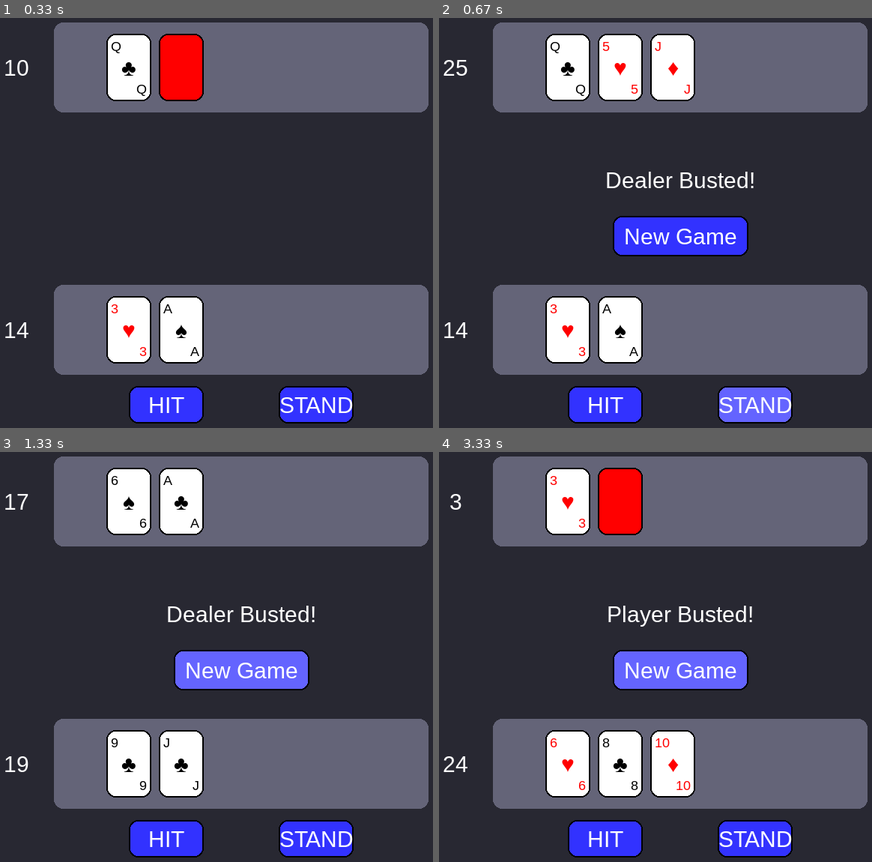
Above: before the commit, frames 1-4 (two rows, left to right).
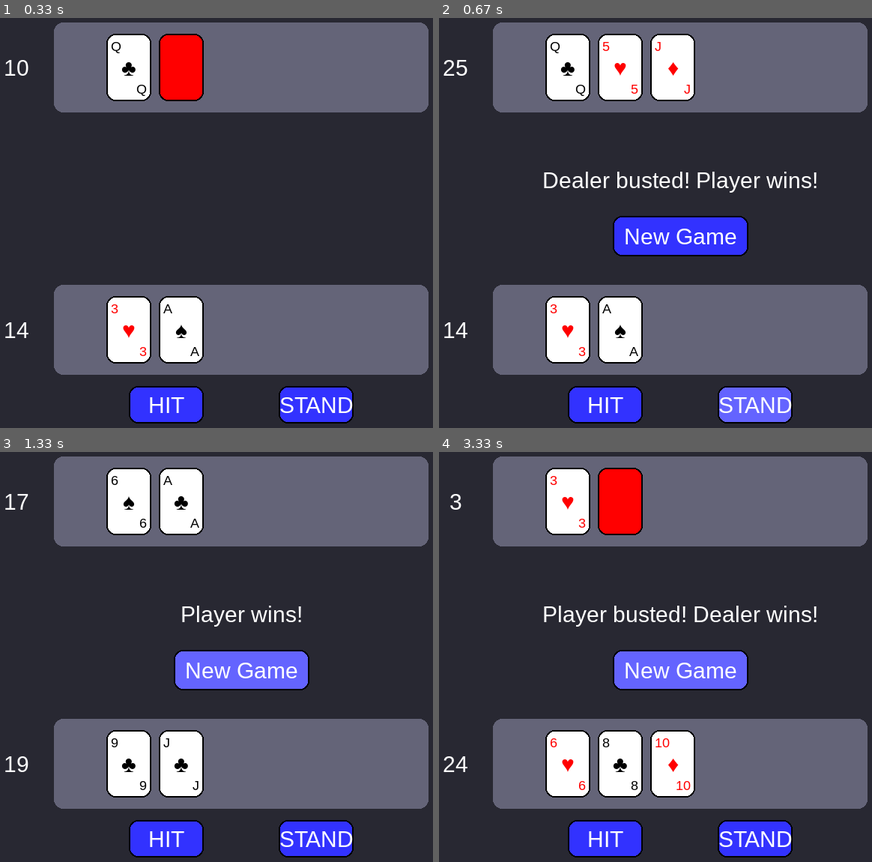
Above: after the commit, the same moments.

Repository: jeomarisaez/pygame-blackjack
Game: pygame game, started from main.py
Same seed, same stepped clock (60 frames per second), same inputs: the game is played once before the commit and once after it.
Inputs (mouse positions are in pixels of both pictures, inside the frame that each line leads up to):
- Up to frame 1 (0.33 s): no input
- Up to frame 2 (0.67 s): click "STAND" at 0.38 s
- Up to frame 3 (1.33 s): click (242, 681) at 0.72 s; tap 2 at 1 s
- Up to frame 4 (3.33 s): click (outside the picture) at 1.38 s; click "New Game" at 2.72 s; tap 1 at 3 s

Frame 1 is identical in both runs. In frame 2, 1.1% of the frame differs, in the area x 24-88%, y 37-43%; in frame 3, 0.6%; in frame 4, 1.1%.

Commit message:
fix: win condition logic and text diplay

Diff:
--- a/core/game.py
+++ b/core/game.py
@@ -16,6 +16,7 @@
 
         self.current_player = None
         self.player_turn_active = False
+        self.result_text = ""
 
     def start(self):
         self.set_up_game()
@@ -54,15 +55,19 @@
             self.print_hands(dealer.hand.cards)
 
         if dealer.hand.get_value > 21:
-            print("Dealer busted!")
-
-        self.check_win()
+            self.result_text = f"{dealer.name} busted! Player wins!"
+        else:
+            self.result_text = f"{self.check_win()} wins!"
 
         self.end_game()
 
     def end_game(self):
         self.game_over = True
         self.player_turn_active = False
+        self.winner = self.check_win()
+
+        if self.result_text == "":
+            self.result_text = f"{self.winner} wins!"
 
     def distribute_starting_cards(self):
         for i in range(2):
@@ -92,14 +97,15 @@
         self.print_hands(player.hand.cards)
 
         if player.hand.get_value > 21:
-            print(f"{player.name} busted!")
+            self.result_text = f"{player.name} busted!"
 
             if isinstance(player, Player):
-                print("Dealer wins!")
+                self.result_text += " Dealer wins!"
             else:
-                print("Player wins!")
+                self.result_text += " Player wins!"
 
             self.end_game()
+
 
     def stand(self, player):
         print(f"{player.name} decides to stand.")
@@ -111,9 +117,19 @@
         self.play_turn()
 
     def check_win(self):
-        highest_score = 0
-        for player in self.player_list:
-            if highest_score < player.hand.get_value:
-                current_winner = player.name
-                highest_score = player.hand.get_value
-        return current_winner
+        player_score = self.player.hand.get_value
+        dealer_score = self.dealer.hand.get_value
+
+        if player_score > 21:
+            return self.dealer.name
+
+        if dealer_score > 21:
+            return self.player.name
+
+        if player_score > dealer_score:
+            return self.player.name
+
+        if dealer_score > player_score:
+            return self.dealer.name
+
+        return "Tie"
--- a/ui/game_ui.py
+++ b/ui/game_ui.py
@@ -38,4 +38,4 @@
 
         if game.game_over:
             self.buttonUI.draw_button("new_game", "New Game", 400, 325)
-            self.textUI.draw_bust(game.current_player)
+            self.textUI.draw_result(game.result_text)
--- a/ui/text.py
+++ b/ui/text.py
@@ -9,13 +9,13 @@
 
     def __init__(self, screen):
         self.screen = screen
-        self.score_font = pygame.font.SysFont("Arial", 30)
+        self.font = pygame.font.SysFont("Arial", 30)
 
     def draw_counter(self, hand, x, y):
         rect = pygame.Rect(0, 0, *self.COUNTER_SIZE)
         rect.center = (x, y)
 
-        text_surf = self.score_font.render(str(hand.get_value), True, self.WHITE)
+        text_surf = self.font.render(str(hand.get_value), True, self.WHITE)
 
         self.screen.blit(text_surf, text_surf.get_rect(center=rect.center))
 
@@ -29,3 +29,14 @@
         text_surf = self.score_font.render(text, True, self.WHITE)
 
         self.screen.blit(text_surf, text_surf.get_rect(center=rect.center))
+
+    def draw_result(self, result):
+        screen_rect = self.screen.get_rect()
+
+        text = result
+        rect = pygame.Rect(0, 0, *self.COUNTER_SIZE)
+        rect.center = (screen_rect.centerx, screen_rect.centery - 50)
+
+        text_surf = self.font.render(text, True, self.WHITE)
+
+        self.screen.blit(text_surf, text_surf.get_rect(center=rect.center))
